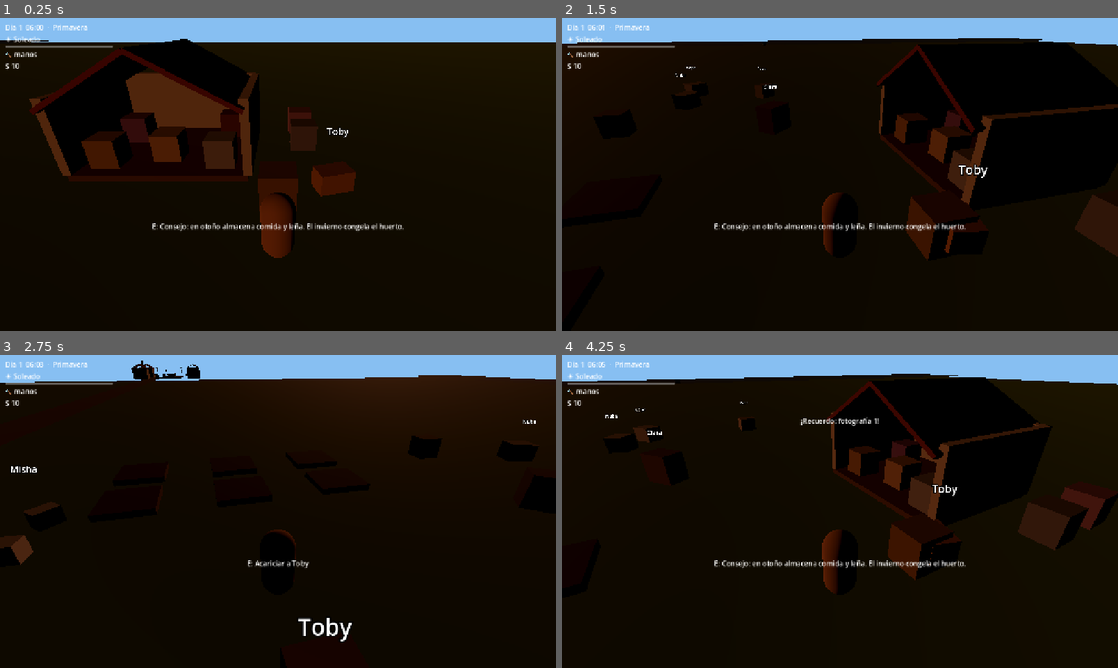
Above: before the commit, frames 1-4 (two rows, left to right).
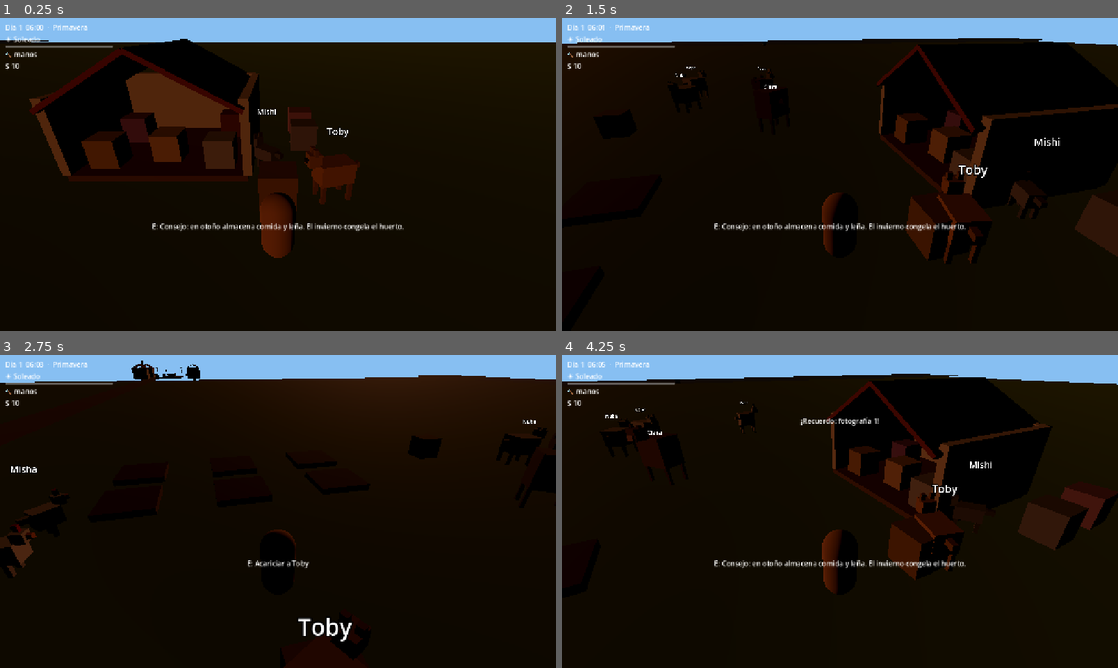
Above: after the commit, the same moments.

Repository: rafael-espinosa-rodriguez/nuestra-vida-en-el-campo
Game: Godot game, scene res://scenes/Main.tscn
The game is run twice, just before and just after one commit, with the same random seed, the same clock (stepped at 60 frames per second) and the same inputs.
Inputs (mouse positions are in pixels of both pictures, inside the frame that each line leads up to):
- Up to frame 1 (0.25 s): no input
- Up to frame 2 (1.5 s): tap Enter (ui_accept) at 0.5, 0.77, 1.07 s; move the mouse to (962, 158) at 0.52 s; hold D (move_right) 0.53-1.25 s; tap G (gift) at 0.6 s; click (962, 158) at 0.67 s; tap E (interact) at 0.8 s; drag from (728, 190) to (812, 237) at 1.27 s
- Up to frame 3 (2.75 s): move the mouse to (333, 442) at 2.02 s; hold D (move_right) from 2.03 s (still down); tap G (gift) at 2.1 s; tap E (interact) at 2.3 s
- Up to frame 4 (4.25 s): release D (move_right) at 2.75 s; drag from (812, 574) to (673, 464) at 2.77 s; move the mouse to (1006, 558) at 3.52 s; hold A (move_left) from 3.53 s (still down); tap C (photo) at 3.6 s; tap Enter (ui_accept) at 3.77, 4.07 s; tap E (interact) at 3.8 s

The runs differ from the first frame. In frame 1, 0.6% of the frame differs, in the area x 45-65%, y 29-60%; in frame 2, 0.9%; in frame 3, 0.4%; in frame 4, 1.0%, in the area x 7-78%, y 16-70%.

Commit message:
feat(spec-020): gato Mishi, veterinaria Sari, enfermedad y modelos low-poly + smoke

Diff:
--- /dev/null
+++ b/resources/data/animals/gato.tres
@@ -0,0 +1,15 @@
+[gd_resource type="Resource" script_class="AnimalData" load_steps=2 format=3]
+
+[ext_resource type="Script" path="res://scripts/data/animal_data.gd" id="1"]
+
+[resource]
+script = ExtResource("1")
+species = "gato"
+display_name = "Gato"
+produce_id = ""
+produce_per_day = 0
+food_id = "pez"
+follows_player = false
+tint = Color(0.5, 0.5, 0.55, 1)
+body_size = Vector3(0.45, 0.4, 0.8)
+walk_speed = 1.6
--- /dev/null
+++ b/resources/data/npcs/sari.tres
@@ -0,0 +1,13 @@
+[gd_resource type="Resource" script_class="NPCData" load_steps=2 format=3]
+
+[ext_resource type="Script" path="res://scripts/data/npc_data.gd" id="1"]
+
+[resource]
+script = ExtResource("1")
+display_name = "Sari"
+age = 38
+profession = "veterinaria"
+personality = "seria"
+favorite_gift = "leche"
+tint = Color(0.35, 0.6, 0.6, 1)
+dialogues = {"manana": PackedStringArray("¿Tus animales comieron bien?", "La prevencion es la mejor medicina."), "dia": PackedStringArray("Si alguno enferma, traemelo: 5 monedas.", "Un animal contento produce mas."), "tarde": PackedStringArray("Reviso el valle al atardecer.", "¿Todo bien en tu granja?"), "noche": PackedStringArray("Ya guardo el maletin.", "Descansa."), "lluvia": PackedStringArray("Con humedad vigila los cascos.", "Dia de establo.")}
--- a/scenes/Main.tscn
+++ b/scenes/Main.tscn
@@ -11,6 +11,7 @@
 [ext_resource type="PackedScene" path="res://scenes/Village.tscn" id="9"]
 [ext_resource type="Resource" path="res://resources/data/animals/oveja.tres" id="10"]
 [ext_resource type="Resource" path="res://resources/data/animals/cabra.tres" id="11"]
+[ext_resource type="Resource" path="res://resources/data/animals/gato.tres" id="12"]
 
 [sub_resource type="StandardMaterial3D" id="mat_snow"]
 albedo_color = Color(1, 1, 1, 1)
@@ -303,6 +304,12 @@
 data = ExtResource("11")
 animal_name = "Pepa"
 personality = "juguetón"
+
+[node name="Mishi" parent="." instance=ExtResource("4")]
+position = Vector3(0, 0.6, -4)
+data = ExtResource("12")
+animal_name = "Mishi"
+personality = "independiente"
 
 [node name="Telar" parent="." instance=ExtResource("7")]
 position = Vector3(1, 0.5, -8)
--- a/scenes/Village.tscn
+++ b/scenes/Village.tscn
@@ -1,10 +1,11 @@
-[gd_scene load_steps=26 format=3]
+[gd_scene load_steps=27 format=3]
 
 [ext_resource type="PackedScene" path="res://scenes/Prop.tscn" id="1"]
 [ext_resource type="PackedScene" path="res://scenes/NPC.tscn" id="2"]
 [ext_resource type="Resource" path="res://resources/data/npcs/mara.tres" id="3"]
 [ext_resource type="Resource" path="res://resources/data/npcs/bram.tres" id="4"]
 [ext_resource type="Resource" path="res://resources/data/npcs/nara.tres" id="5"]
+[ext_resource type="Resource" path="res://resources/data/npcs/sari.tres" id="6"]
 
 [sub_resource type="StandardMaterial3D" id="mat_wood"]
 albedo_color = Color(0.5, 0.35, 0.2, 1)
@@ -298,3 +299,11 @@
 home_pos = Vector3(8, 0.1, -4)
 work_pos = Vector3(0, 0.1, 4)
 plaza_pos = Vector3(-4, 0.1, 4)
+
+[node name="Sari" parent="." instance=ExtResource("2")]
+position = Vector3(-8, 0.1, -4)
+data = ExtResource("6")
+npc_name = "Sari"
+home_pos = Vector3(-8, 0.1, -4)
+work_pos = Vector3(2, 0.1, 6)
+plaza_pos = Vector3(0, 0.1, 4)
--- a/scripts/components/animal.gd
+++ b/scripts/components/animal.gd
@@ -34,10 +34,88 @@
 		mat.albedo_color = data.tint
 		body.set_surface_override_material(0, mat)
 		body.scale = data.body_size / Vector3(0.6, 0.6, 0.8)
+		_build_model()
 	name_label.text = animal_name + (" (bebé)" if is_baby else "")
 	if is_baby:
 		_apply_baby_scale()
 	_target = global_position
+
+
+func _part(size: Vector3, pos: Vector3, color: Color) -> MeshInstance3D:
+	var mesh := BoxMesh.new()
+	mesh.size = size
+	mesh.material = null
+	var mat := StandardMaterial3D.new()
+	mat.albedo_color = color
+	var mi := MeshInstance3D.new()
+	mi.mesh = mesh
+	mi.set_surface_override_material(0, mat)
+	mi.position = pos
+	add_child(mi)
+	return mi
+
+
+func _build_model() -> void:
+	# Modelo low-poly por especie con primitivas (spec 020): cabeza, patas, orejas, cola.
+	var tint: Color = data.tint
+	var dark: Color = tint.darkened(0.25)
+	var size: Vector3 = data.body_size
+	var species: String = data.species
+	var legs := 4
+	var leg_len := 0.55
+	var head_size := Vector3(0.35, 0.35, 0.35)
+	match species:
+		"gallina":
+			legs = 2
+			leg_len = 0.35
+			head_size = Vector3(0.28, 0.28, 0.28)
+		"gato":
+			leg_len = 0.35
+			head_size = Vector3(0.3, 0.3, 0.3)
+		"vaca":
+			leg_len = 0.7
+			head_size = Vector3(0.45, 0.45, 0.5)
+	var body_bottom: float = leg_len - 0.6
+	var body_center: float = body_bottom + size.y * 0.5
+	body.position.y = body_center
+	var head_y: float = body_center + size.y * 0.5 + head_size.y * 0.5 - 0.05
+	var head_z: float = -(size.z * 0.5 + head_size.z * 0.5 - 0.05)
+	_part(head_size, Vector3(0, head_y, head_z), tint.darkened(0.08))
+	var lx: float = maxf(0.1, size.x * 0.5 - 0.08)
+	var lz: float = maxf(0.1, size.z * 0.5 - 0.1)
+	for i: int in legs:
+		var sx := -lx if i % 2 == 0 else lx
+		var sz := -lz if i < 2 else lz
+		if legs == 2:
+			sz = 0.0
+		var leg := MeshInstance3D.new()
+		var lm := BoxMesh.new()
+		lm.size = Vector3(0.12, leg_len, 0.12)
+		leg.mesh = lm
+		var lmat := StandardMaterial3D.new()
+		lmat.albedo_color = dark
+		leg.set_surface_override_material(0, lmat)
+		leg.position = Vector3(sx, body_bottom - leg_len * 0.5, sz)
+		add_child(leg)
+	_part(Vector3(0.15, 0.15, 0.35), Vector3(0, body_center + 0.1, size.z * 0.5 + 0.1), dark)
+	match species:
+		"gallina":
+			_part(Vector3(0.12, 0.12, 0.15), Vector3(0, head_y, head_z - head_size.z * 0.5 - 0.05), Color(1.0, 0.6, 0.2))
+			_part(Vector3(0.1, 0.18, 0.12), Vector3(0, head_y + head_size.y * 0.5 + 0.08, head_z), Color(0.9, 0.2, 0.2))
+		"vaca":
+			_part(Vector3(0.3, 0.2, 0.15), Vector3(0, head_y - 0.1, head_z - head_size.z * 0.5), Color(0.95, 0.7, 0.7))
+			_part(Vector3(0.12, 0.25, 0.1), Vector3(-0.2, head_y + head_size.y * 0.5, head_z), dark)
+			_part(Vector3(0.12, 0.25, 0.1), Vector3(0.2, head_y + head_size.y * 0.5, head_z), dark)
+		"perro", "gato":
+			_part(Vector3(0.12, 0.2, 0.1), Vector3(-0.12, head_y + head_size.y * 0.5 + 0.05, head_z), dark)
+			_part(Vector3(0.12, 0.2, 0.1), Vector3(0.12, head_y + head_size.y * 0.5 + 0.05, head_z), dark)
+			_part(Vector3(0.1, 0.1, 0.1), Vector3(0, head_y, head_z - head_size.z * 0.5 - 0.02), Color(0.15, 0.12, 0.12))
+		"oveja", "cabra":
+			_part(Vector3(0.12, 0.2, 0.1), Vector3(-0.15, head_y + head_size.y * 0.5, head_z), dark)
+			_part(Vector3(0.12, 0.2, 0.1), Vector3(0.15, head_y + head_size.y * 0.5, head_z), dark)
+			if species == "cabra":
+				_part(Vector3(0.08, 0.25, 0.08), Vector3(-0.08, head_y + head_size.y * 0.5 + 0.12, head_z), Color(0.85, 0.8, 0.7))
+				_part(Vector3(0.08, 0.25, 0.08), Vector3(0.08, head_y + head_size.y * 0.5 + 0.12, head_z), Color(0.85, 0.8, 0.7))
 
 
 func _apply_baby_scale() -> void:
--- a/scripts/components/npc.gd
+++ b/scripts/components/npc.gd
@@ -81,11 +81,36 @@
 
 
 func get_prompt() -> String:
+	if data != null and data.profession == "veterinaria":
+		return npc_name + ": Curar rebaño (5)"
 	return npc_name + ": Hablar"
 
 
 func interact(_player: Node) -> void:
-	talk()
+	if data != null and data.profession == "veterinaria":
+		_vet_cure()
+	else:
+		talk()
+
+
+func _vet_cure() -> void:
+	var herd: Node = get_node_or_null("/root/AnimalSystem")
+	if herd == null:
+		return
+	var n: int = int(herd.call("cure_all"))
+	if n > 0:
+		_say("Curados: %d. ¡A cuidarlos!" % n)
+	elif n == 0:
+		_say("Todos sanos. Sigue así.")
+	else:
+		_say("Necesitas 5 monedas.")
+
+
+func _say(text: String) -> void:
+	last_line = text
+	say_label.text = text
+	say_label.visible = true
+	_say_t = 5.0
 
 
 func talk() -> String:
--- a/scripts/systems/animal_system.gd
+++ b/scripts/systems/animal_system.gd
@@ -43,6 +43,31 @@
 	if a == null:
 		return ""
 	return String(a.call("collect"))
+
+
+func sick_count() -> int:
+	var n := 0
+	for a: Node in get_tree().get_nodes_in_group("animals"):
+		if bool(a.get("sick")):
+			n += 1
+	return n
+
+
+func cure_all() -> int:
+	# La veterinaria cura todo el rebaño por 5 monedas (GDD §54).
+	var inv: Node = get_node_or_null("/root/InventorySystem")
+	if inv == null:
+		return 0
+	var n := sick_count()
+	if n == 0:
+		return 0
+	if int(inv.get("money")) < 5:
+		return -1
+	inv.set("money", int(inv.get("money")) - 5)
+	for a: Node in get_tree().get_nodes_in_group("animals"):
+		if bool(a.get("sick")) and a.has_method("cure"):
+			a.call("cure")
+	return n
 
 
 func breed(species_id: String) -> String:
--- a/tests/smoke_010.gd
+++ b/tests/smoke_010.gd
@@ -16,7 +16,7 @@
 	var main: Node = load("res://scenes/Main.tscn").instantiate()
 	root.add_child(main)
 	var npcs: Array[Node] = get_nodes_in_group("npcs")
-	assert(npcs.size() == 3, "3 vecinos")
+	assert(npcs.size() >= 3, "vecinos presentes")
 	var by_name := {}
 	for n: Node in npcs:
 		by_name[String(n.get("npc_name"))] = n
--- a/tests/smoke_014.gd
+++ b/tests/smoke_014.gd
@@ -16,7 +16,7 @@
 	var main: Node = load("res://scenes/Main.tscn").instantiate()
 	root.add_child(main)
 	var animals: Array[Node] = get_nodes_in_group("animals")
-	assert(animals.size() == 8, "5 MVP + 2 ovejas + 1 cabra")
+	assert(animals.size() == 9, "5 MVP + 2 ovejas + 1 cabra + 1 gato")
 	var herd: Node = root.get_node_or_null("AnimalSystem")
 	var inv: Node = root.get_node_or_null("InventorySystem")
 	var time_sys: Node = root.get_node_or_null("TimeSystem")
@@ -41,5 +41,5 @@
 	telar.call("interact", player)
 	assert(int(inv.call("get_count", "tela")) == 1, "telar: 2 lana -> 1 tela")
 	assert(int(inv.call("get_count", "lana")) == 0, "telar consume la lana")
-	assert(int(herd.call("serialize").size()) == 8, "serialize cubre 8")
+	assert(int(herd.call("serialize").size()) == 9, "serialize cubre 9")
 	print("SMOKE014 OK")
--- /dev/null
+++ b/tests/smoke_020.gd
@@ -0,0 +1,51 @@
+extends SceneTree
+## Smoke spec 020: gato come pescado, enfermedad por hambre, veterinaria cura, modelos con partes.
+
+var _frames := 0
+
+
+func _process(_delta: float) -> bool:
+	_frames += 1
+	if _frames == 5:
+		_run()
+		quit()
+	return false
+
+
+func _run() -> void:
+	var main: Node = load("res://scenes/Main.tscn").instantiate()
+	root.add_child(main)
+	var herd: Node = root.get_node_or_null("AnimalSystem")
+	var inv: Node = root.get_node_or_null("InventorySystem")
+	var time_sys: Node = root.get_node_or_null("TimeSystem")
+	var player: Node = get_nodes_in_group("player")[0]
+	var mishi: Node = herd.call("find", "Mishi")
+	assert(mishi != null, "existe Mishi")
+	mishi.set("hunger", 20.0)
+	inv.call("add_item", "pez", 1)
+	mishi.call("interact", player)
+	assert(float(mishi.get("hunger")) > 20.0, "gato come pescado")
+	var parts := 0
+	for child: Node in mishi.get_children():
+		if child is MeshInstance3D:
+			parts += 1
+	assert(parts >= 6, "modelo con cabeza, patas, orejas y cola")
+	var clara: Node = herd.call("find", "Clara")
+	clara.set("hunger", 0.0)
+	time_sys.emit_signal("day_changed", 2)
+	assert(bool(clara.get("sick")), "hambre cero enferma")
+	assert(int(herd.call("sick_count")) >= 1, "conteo enfermos")
+	var sari: Node = null
+	for n: Node in get_nodes_in_group("npcs"):
+		if String(n.get("npc_name")) == "Sari":
+			sari = n
+	assert(sari != null, "existe Sari")
+	assert(String(sari.call("get_prompt")).contains("Curar"), "prompt veterinaria")
+	inv.set("money", 3)
+	sari.call("interact", player)
+	assert(bool(clara.get("sick")), "sin monedas no cura")
+	inv.set("money", 10)
+	sari.call("interact", player)
+	assert(bool(clara.get("sick")) == false, "veterinaria cura")
+	assert(int(inv.get("money")) == 5, "cura cuesta 5")
+	print("SMOKE020 OK")
Not shown: 1 places in scenes/Main.tscn that only renumber resources
Not shown, added: tests/smoke_020.gd.uid
